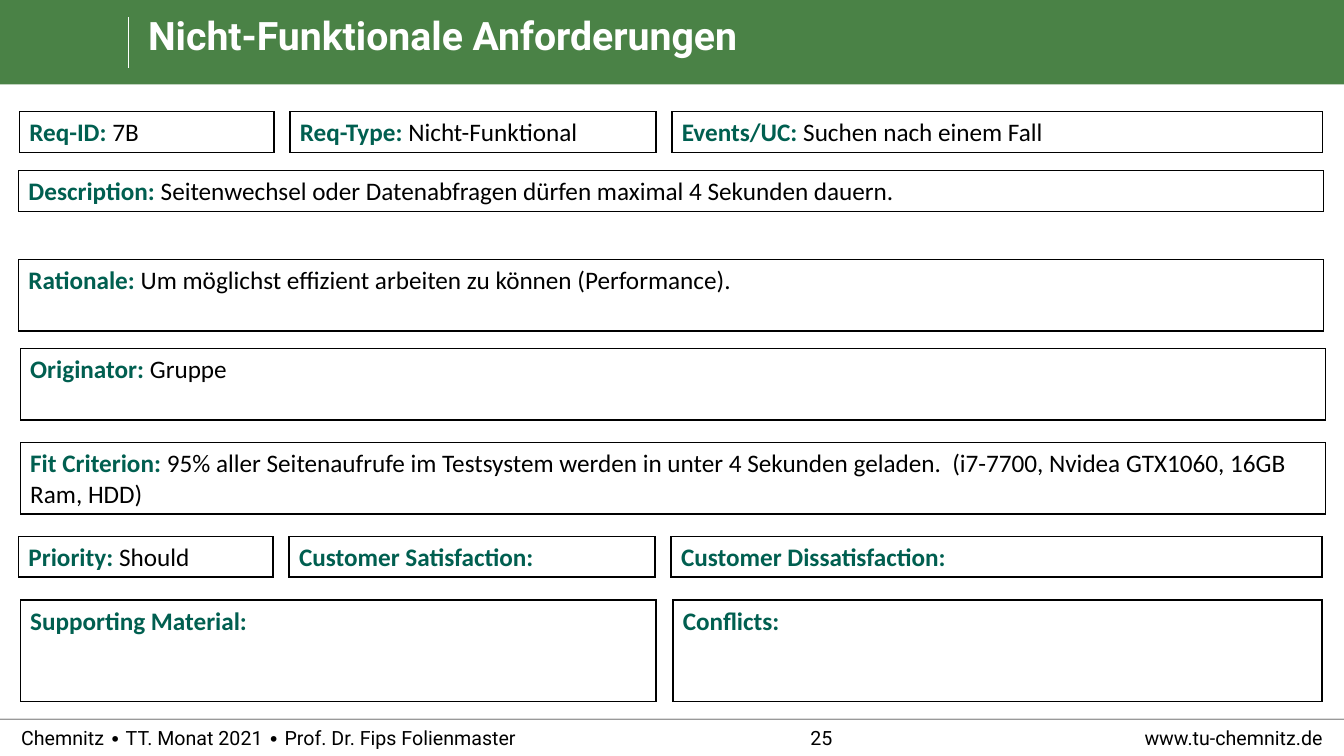
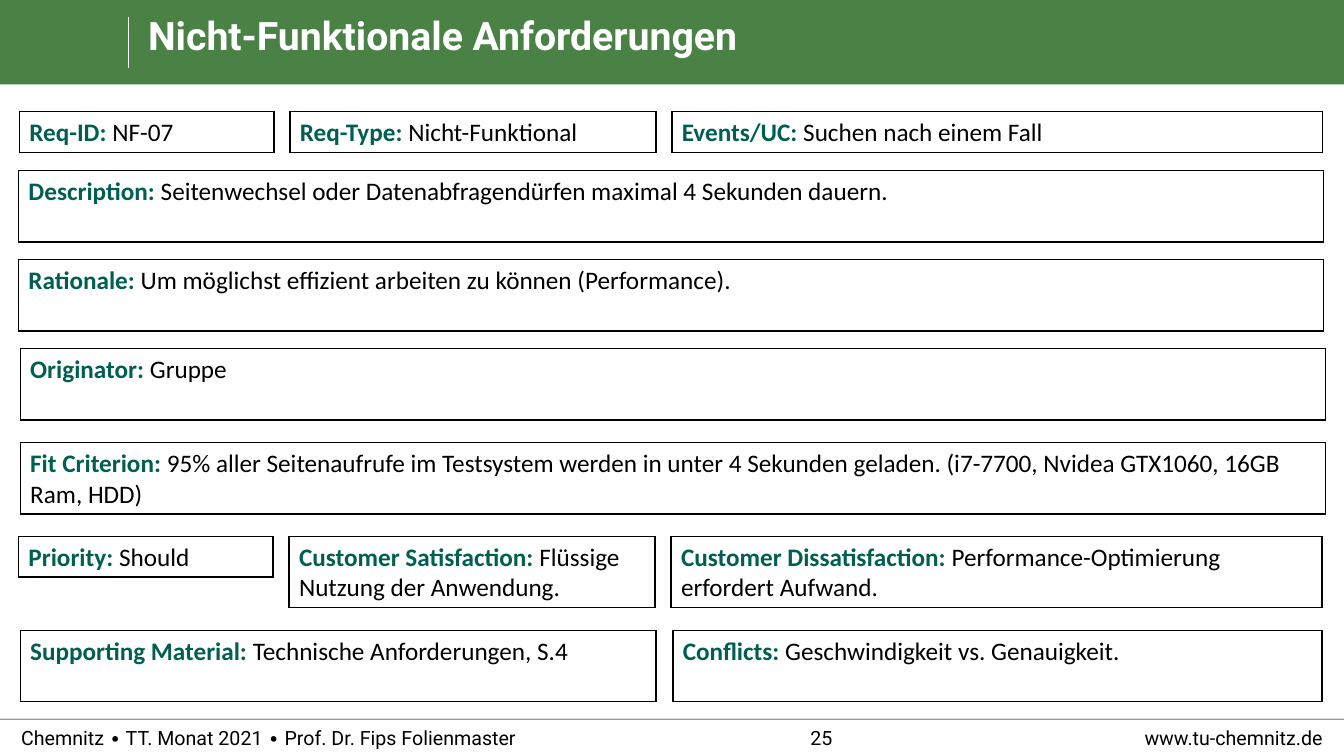
Before and after one commit to RealBiggerBo/Softwaretechnik, a slide deck: slide 25 of SnowCards_Requirements.pptx. Drawn at 1344x756 pixels with LibreOffice and Linux fonts; fonts in the diff are those of the drawing; background and template pictures are left out. Boxes give left, top, right and bottom in pixels: in the first picture for what was removed or moved away, otherwise in the second. Text is boxed around its words. In the diff, an @@ line names an element or a change of style, - is before the commit and + after.

```diff
--- a/SnowCards_Requirements.pptx
+++ b/SnowCards_Requirements.pptx
@@ text in rectangle at (29, 124, 173, 145): text changed @@
-Req-ID: 7B
+Req-ID: NF-07
@@ rectangle "Description: Seitenwechsel oder Datenabfragendürfen maximal ...": place and size @@
-rectangle "Description: Seitenwechsel oder Datenabfragendürfen maximal ..." at (18, 170, 1324, 211)
+rectangle "Description: Seitenwechsel oder Datenabfragendürfen maximal ..." at (18, 170, 1324, 242)
@@ text in rectangle at (28, 182, 887, 205): spaces changed @@
-Description: Seitenwechsel oder Datenabfragen dürfen maximal 4 Sekunden dauern.
+Description: Seitenwechsel oder Datenabfragendürfen maximal 4 Sekunden dauern.
@@ rectangle "Customer Satisfaction: Flüssige Nutzung der ...": place and size @@
-rectangle "Customer Satisfaction: Flüssige Nutzung der ..." at (289, 536, 655, 577)
+rectangle "Customer Satisfaction: Flüssige Nutzung der ..." at (289, 536, 655, 608)
@@ rectangle "Customer Dissatisfaction: Performance-Optimierung erfordert  ...": place and size @@
-rectangle "Customer Dissatisfaction: Performance-Optimierung erfordert  ..." at (671, 536, 1323, 577)
+rectangle "Customer Dissatisfaction: Performance-Optimierung erfordert  ..." at (671, 536, 1323, 608)
@@ text in rectangle at (299, 548, 619, 601): text changed; text colour #005F50 to #000000; bold off @@
-Customer Satisfaction:
+Customer Satisfaction: Flüssige Nutzung der Anwendung.
@@ text in rectangle at (681, 548, 1221, 597): text changed; text colour #005F50 to #000000; bold off @@
-Customer Dissatisfaction:
+Customer Dissatisfaction: Performance-Optimierung erfordert Aufwand.
@@ rectangle "Supporting Material: Technische Anforderungen, S.4": place and size @@
-rectangle "Supporting Material: Technische Anforderungen, S.4" at (20, 600, 656, 702)
+rectangle "Supporting Material: Technische Anforderungen, S.4" at (20, 630, 656, 702)
@@ text in rectangle at (30, 642, 568, 665): text changed; text colour #005F50 to #000000; bold off @@
-Supporting Material:
+Supporting Material: Technische Anforderungen, S.4
@@ rectangle "Conflicts: Geschwindigkeit vs. Genauigkeit.": place and size @@
-rectangle "Conflicts: Geschwindigkeit vs. Genauigkeit." at (674, 600, 1323, 702)
+rectangle "Conflicts: Geschwindigkeit vs. Genauigkeit." at (674, 630, 1323, 702)
@@ text in rectangle at (683, 642, 1119, 665): text changed; text colour #005F50 to #000000; bold off @@
-Conflicts:
+Conflicts: Geschwindigkeit vs. Genauigkeit.
```
Also in this commit, not shown: 27 other slides changed.
